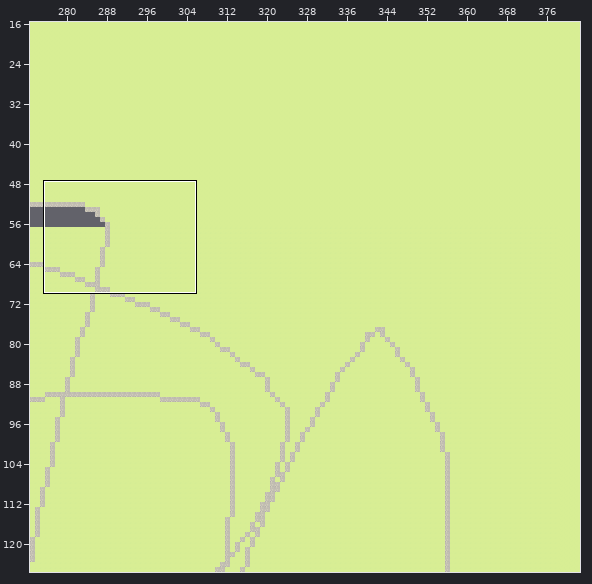
Two states of a Tiled map, assets/tilemaps/mmorpg.tmx. The picture above shows the old version from afar; the outline marks the close-up.
Close-up. First the earlier version:
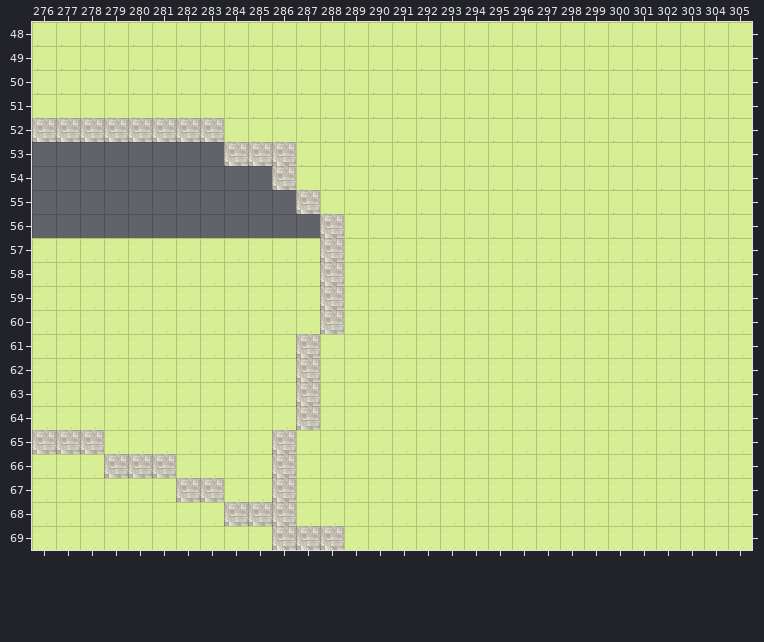
Cells are 32x32 px. Shown: x 276..305, y 48..69. The commit also changed other parts of the map, which this record leaves out. The old version is drawn lined up with the new one.
New version:
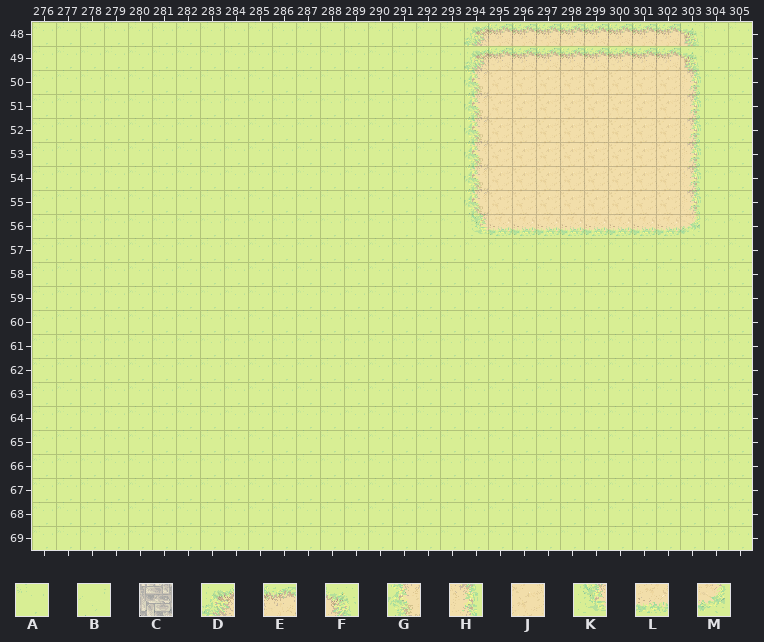
Key: from "tileset": A 43, B 64, C 67, D 90, E 91, F 92, G 111, H 113, J 128, K 132, L 133, M 134.
_ is an empty cell.
Change:
map size 560x350 -> 400x300 cells (old content now starts at -60,-7; both pictures use the new coordinates)
Layer "ground":
y 48..49: x 294..303 BBBBBBBBBB -> DEEEEEEEEF
y 50..51: x 294..303 BBBBBBBBBB -> GJJJJJJJJH
y 52: x 276..283 CCCCCCCC -> AAAAAAAA; x 294..303 BBBBBBBBBB -> GJJJJJJJJH
y 53: x 276..286 ________CCC -> AAAAAAAAAAA; x 294..303 BBBBBBBBBB -> GJJJJJJJJH
y 54: x 276..286 __________C -> AAAAAAAAAAA; x 294..303 BBBBBBBBBB -> GJJJJJJJJH
y 55: x 276..287 ___________C -> AAAAAAAAAAAA; x 294..303 BBBBBBBBBB -> GJJJJJJJJH
y 56: x 276..288 ____________C -> AAAAAAAAAAAAA; x 294..303 BBBBBBBBBB -> KLLLLLLLLM
y 57..60: x 288 C -> A
y 61..64: x 287 C -> A
y 65: x 276..278 CCC -> AAA; x 286 C -> A
y 66: x 279..281 CCC -> AAA; x 286 C -> A
y 67: x 282..283 CC -> AA; x 286 C -> A
y 68: x 284..286 CCC -> AAA
y 69: x 286..288 CCC -> AAA
